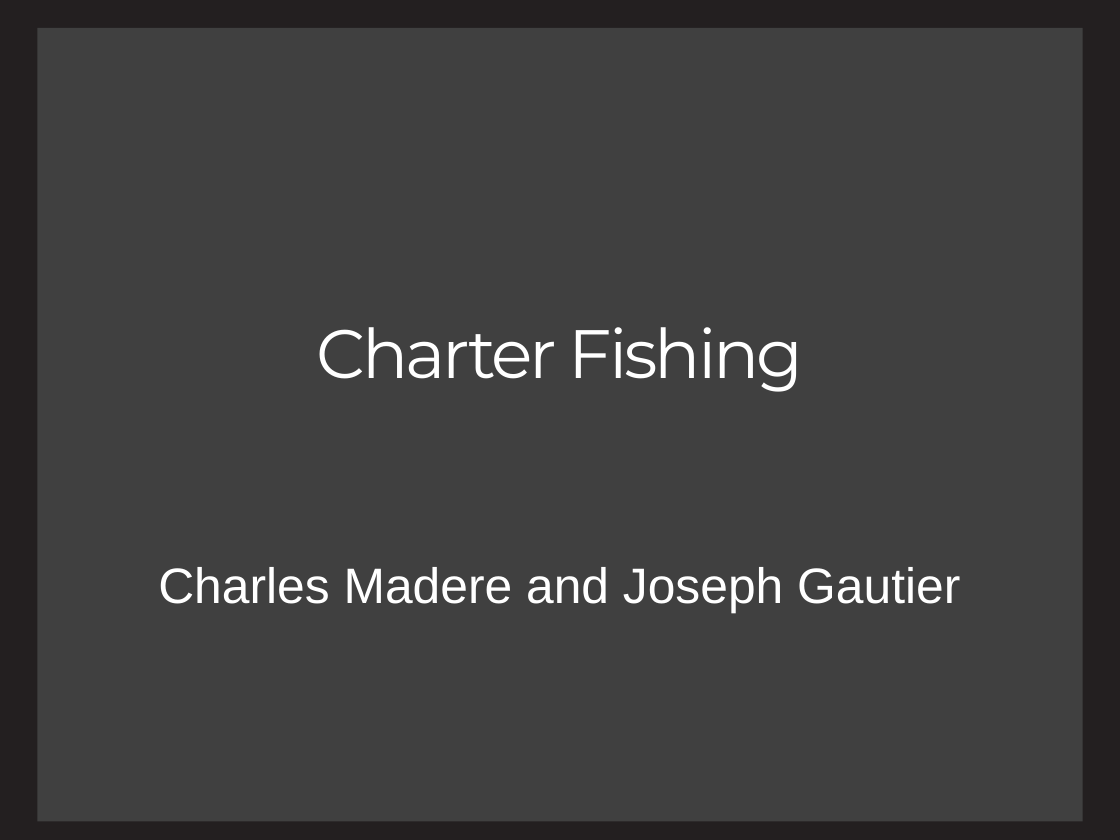
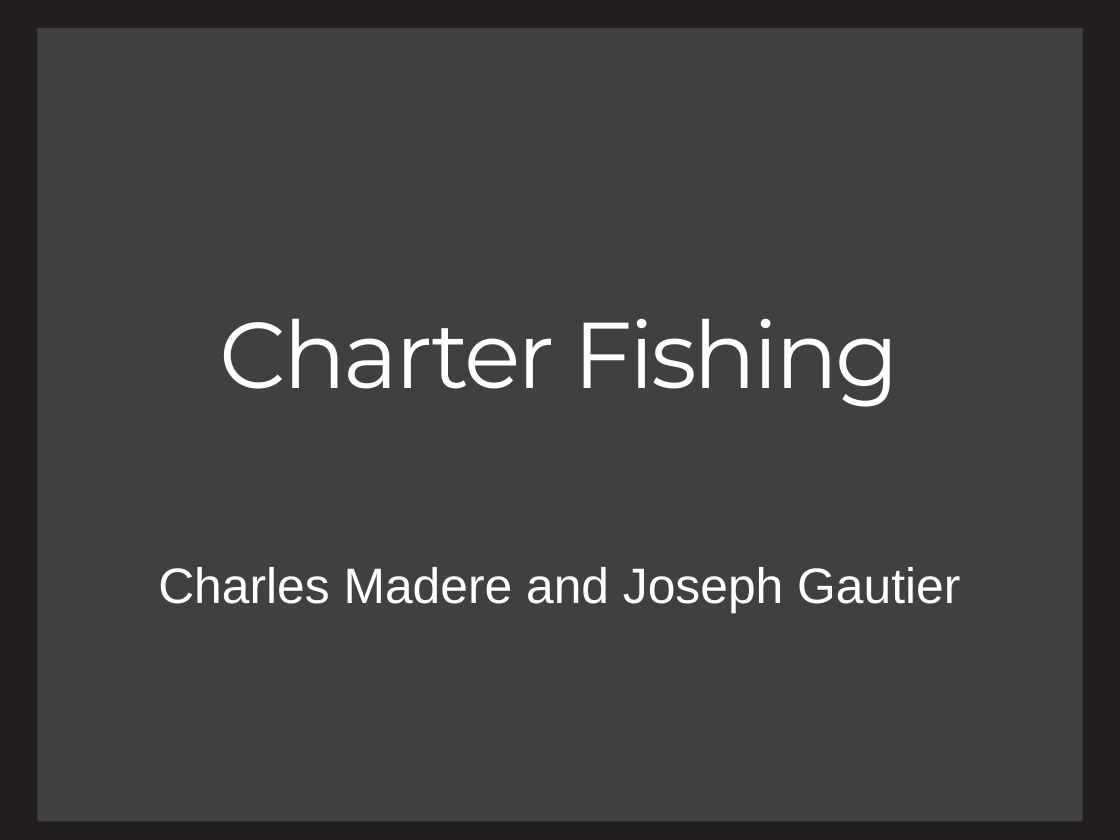
Before and after one commit to charlesmadere/FishnStore, a slide deck: slide 1 of documents/Presentation.pptx. Drawn at 1120x840 pixels with LibreOffice and Linux fonts; fonts in the diff are those of the drawing. Boxes give left, top, right and bottom in pixels: in the first picture for what was removed or moved away, otherwise in the second. Text is boxed around its words. In the diff, an @@ line names an element or a change of style, - is before the commit and + after.

```diff
--- a/documents/Presentation.pptx
+++ b/documents/Presentation.pptx
@@ title "Charter Fishing" at [220,318,900,407]: size 44 to 60 pt @@
```
Also in this commit, not shown: 1 other slide changed, 3 slides added, 8 other files.
